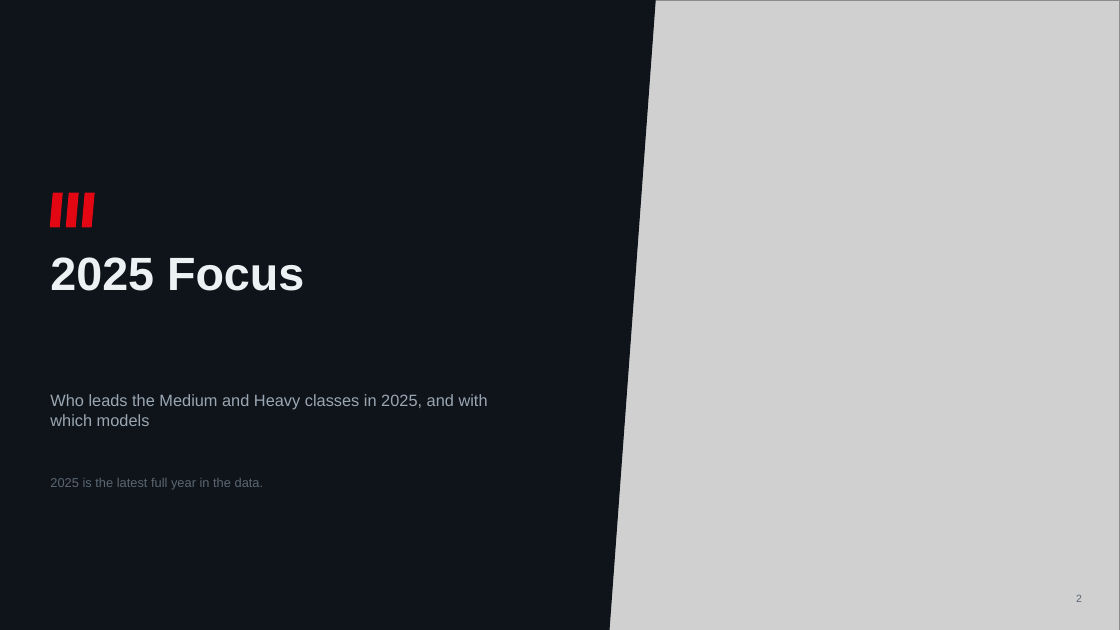
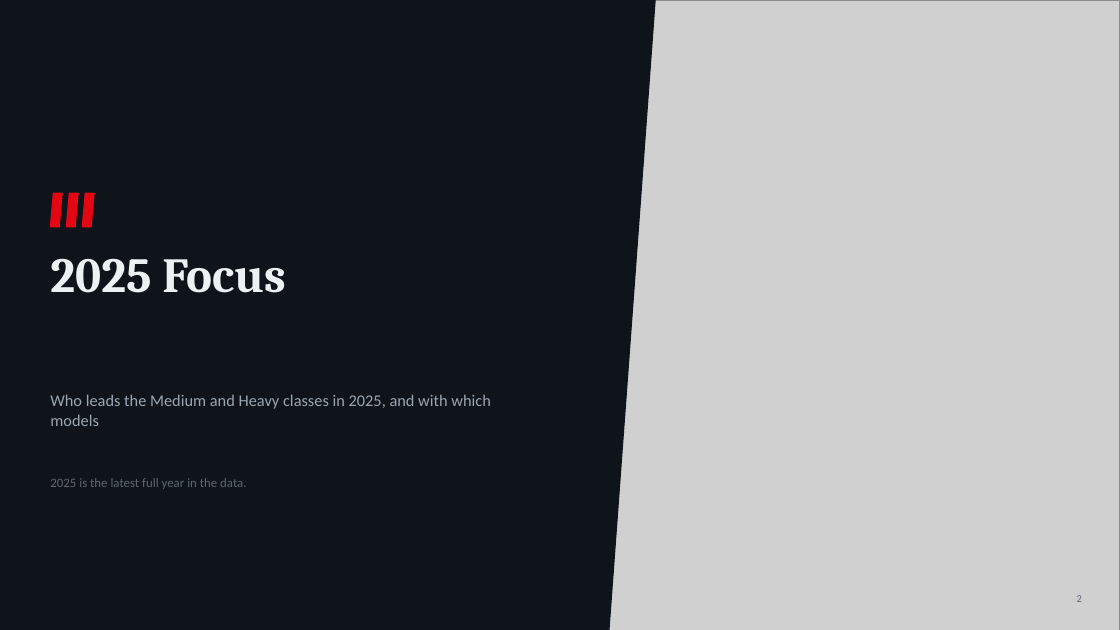
Before and after one commit to Godson7777/Ferarri_Crane_Tiberias, a slide deck: slide 3 of slides/Flli_Ferrari_Market_Strategy_v5.pptx. Drawn at 1120x630 pixels with LibreOffice and Linux fonts; fonts in the diff are those of the drawing; grey boxes stand for pictures. Boxes give left, top, right and bottom in pixels: in the first picture for what was removed or moved away, otherwise in the second. Text is boxed around its words. In the diff, an @@ line names an element or a change of style, - is before the commit and + after.

```diff
--- a/slides/Flli_Ferrari_Market_Strategy_v5.pptx
+++ b/slides/Flli_Ferrari_Market_Strategy_v5.pptx
@@ text "2025 Focus" at [50, 258, 285, 293]: size 40 to 42 pt, font Arial to Cambria @@
@@ text "Who leads the Medium and ..." at [50, 394, 491, 426]: font Arial to Calibri @@
@@ text "2025 is the latest full ..." at [50, 478, 246, 489]: font Arial to Calibri @@
```
Also in this commit, not shown: 11 other slides changed, 2 slides added, 7 other files.
